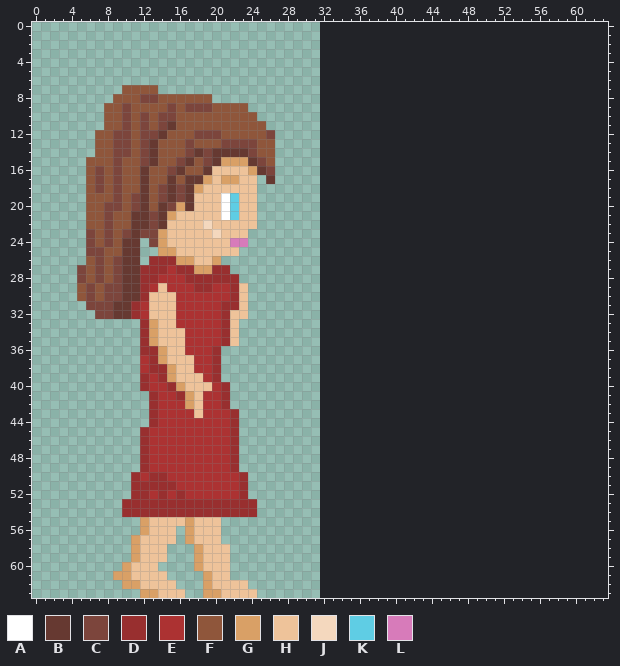
File history of a pixel-art sprite, bin/resources/lily.png. This is how it looked before the edit.
The file is 32x64 pixels. The old version is drawn lined up with the new one, on the new canvas.
Palette (. is transparent): A #ffffff  B #663931  C #7c453c  D #982f2f  E #ac3232  F #8f563b  G #d9a066  H #eec39a  J #f4d8be  K #5fcde4  L #d77bba
Pixels before (only the part around the change), first column x 24:
 0 ........................................
 1 ........................................
 2 ........................................
 3 ........................................
 4 ........................................
 5 ........................................
 6 ........................................
 7 ........................................
 8 ........................................
 9 ........................................
10 F.......................................
11 FF......................................
12 FFC.....................................
13 CFF.....................................
14 CFF.....................................
15 BCF.....................................
16 GBC.....................................
17 H.B.....................................
18 H.......................................
19 H.......................................
20 H.......................................
21 H.......................................
22 H.......................................
23 ........................................
24 ........................................
25 ........................................
26 ........................................
27 ........................................
28 ........................................
29 ........................................
30 ........................................
31 ........................................
32 ........................................
33 ........................................
34 ........................................
35 ........................................
36 ........................................
37 ........................................
38 ........................................
39 ........................................
40 ........................................
41 ........................................
42 ........................................
43 ........................................
44 ........................................
45 ........................................
46 ........................................
47 ........................................
48 ........................................
49 ........................................
50 ........................................
51 ........................................
52 ........................................
53 D.......................................
54 D.......................................
55 ........................................
56 ........................................
57 ........................................
58 ........................................
59 ........................................
60 ........................................
61 ........................................
62 ........................................
63 H.......................................
New version:
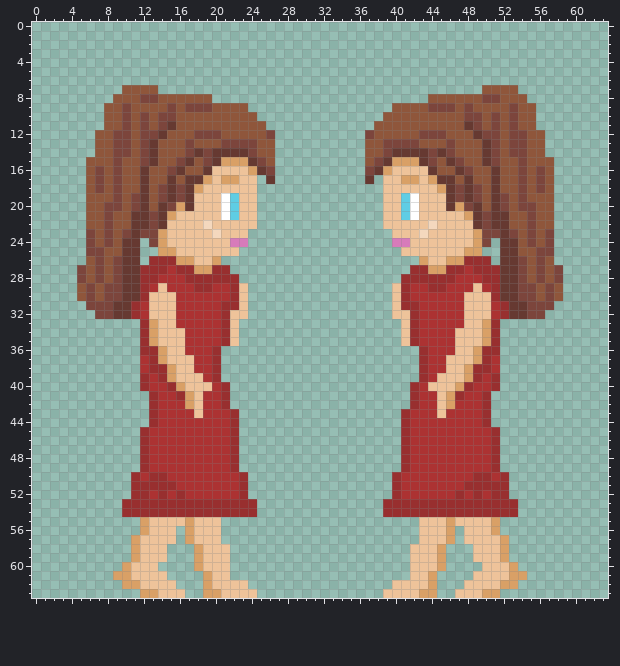
Commit message: Add east/west frames for mage and lily
The edit:
canvas 32x64 -> 64x64
Changed rows in their new state; - is an unchanged pixel.
first column x 37:
 7 -------------FFFF-----
 8 -------FFFFFFCCFFF----
 9 ---FFFFCCCFCFFFFCFF---
10 --FFFFFFFFFCCFCFCFF---
11 -FFFFFFFFFFBCFCFCFF---
12 CFFFFFCCCFFFBCCFCCFF--
13 FFCCCCFFFCFFFBCFCCFF--
14 FFCBBBBCBCFFFBCFCCFF--
15 FCBGGGBCFBCFFBCFFCFFF-
16 CBGHHHHBFFBCFFBFFCFCF-
17 B-HHGGHGBBFBFFBFFCFCF-
18 --HHHHHHGBCBCFBFFCFCF-
19 --HHKAHHHBCBCFBCFCFFF-
20 --HHKAHHHBGCBFBCFCCFF-
21 --HHKAHHHHHGBCBBFFCFF-
22 --HHHHHJHHHHBCBBFFCFF-
23 ---HHHJHHHHHGCCBCFCFC-
24 ---LLHHHHHHHGC-BBFCFC-
25 ----HHHHHHHGG--BBFFCC-
26 ------GHHGGDDD-BBCFCF-
27 -----DDGGDDEDDDBBCFCFC
28 ----DDDDDDEEEDDBBCFCFC
29 ---HDEEDDEEEHEDBBCCFCF
30 ---HDEEEEEEHHHDBBCCFCF
31 ---HDDEEEEEHHHEDBBCCC-
32 ---HHDEEEEEHHHEDBBCC--
33 ----HDEEEEEHHGD-------
34 ----HDEEEEHHHGD-------
35 ----HDEEEEHHHGD-------
36 ------DEEEHHGDD-------
37 ------DEEHHHGDE-------
38 ------DEEHHGDDE-------
39 ------DEHHHGDED-------
40 -----DEHHHGDEED-------
41 -----DEEHGDEED--------
42 -----DEEHGEEED--------
43 ----DEEEHEEEED--------
44 ----DEEEEEEEED--------
45 ----DEEEEEEEEED-------
46 ----DEEEEEEEEED-------
47 ----DEEEEEEEEED-------
48 ----DEEEEEEEEED-------
49 ----DEEEEEEEEED-------
50 ---DEEEEEEEEDDED------
51 ---DEEEEEEEDDDDD------
52 ---DEEEEEEDEDEDD------
53 --DDDDDDDDDDDDDDD-----
54 --DDDDDDDDDDDDDDD-----
55 ------HHHGHHHHG-------
56 ------HHHG-HHHG-------
57 ------HHHG-HHHHG------
58 -----HHHG---HHHG------
59 -----HHHG---HHHG------
60 -----HHHG----HHHG-----
61 -----HHG----HHHHGG----
62 ---HHHHG---HHHHGG-----
63 --HHHHGG--HHHGG-------
Pixel boxes of the changes (left, top, right, bottom) in both pictures:
added: (365, 85, 563, 598)
